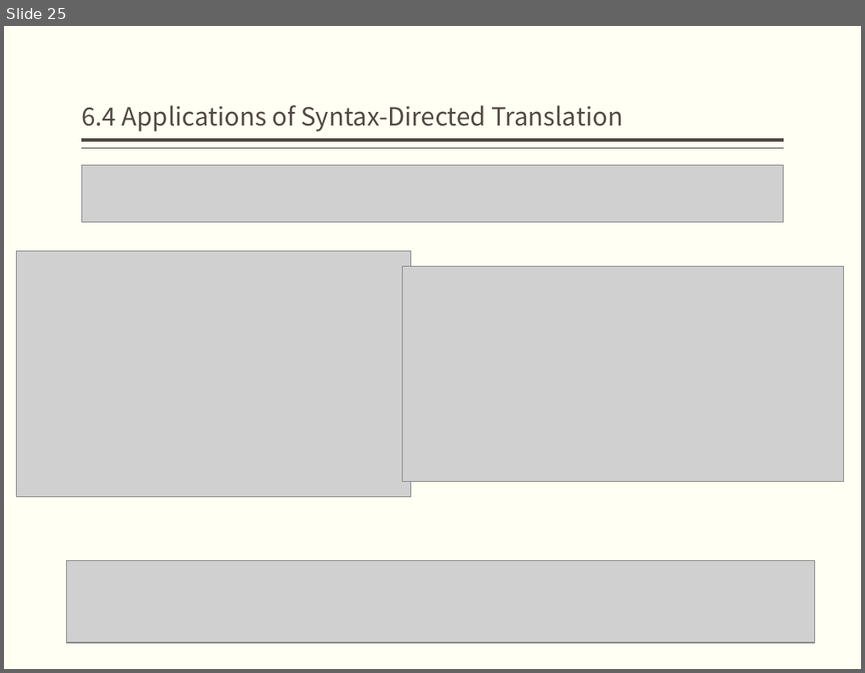
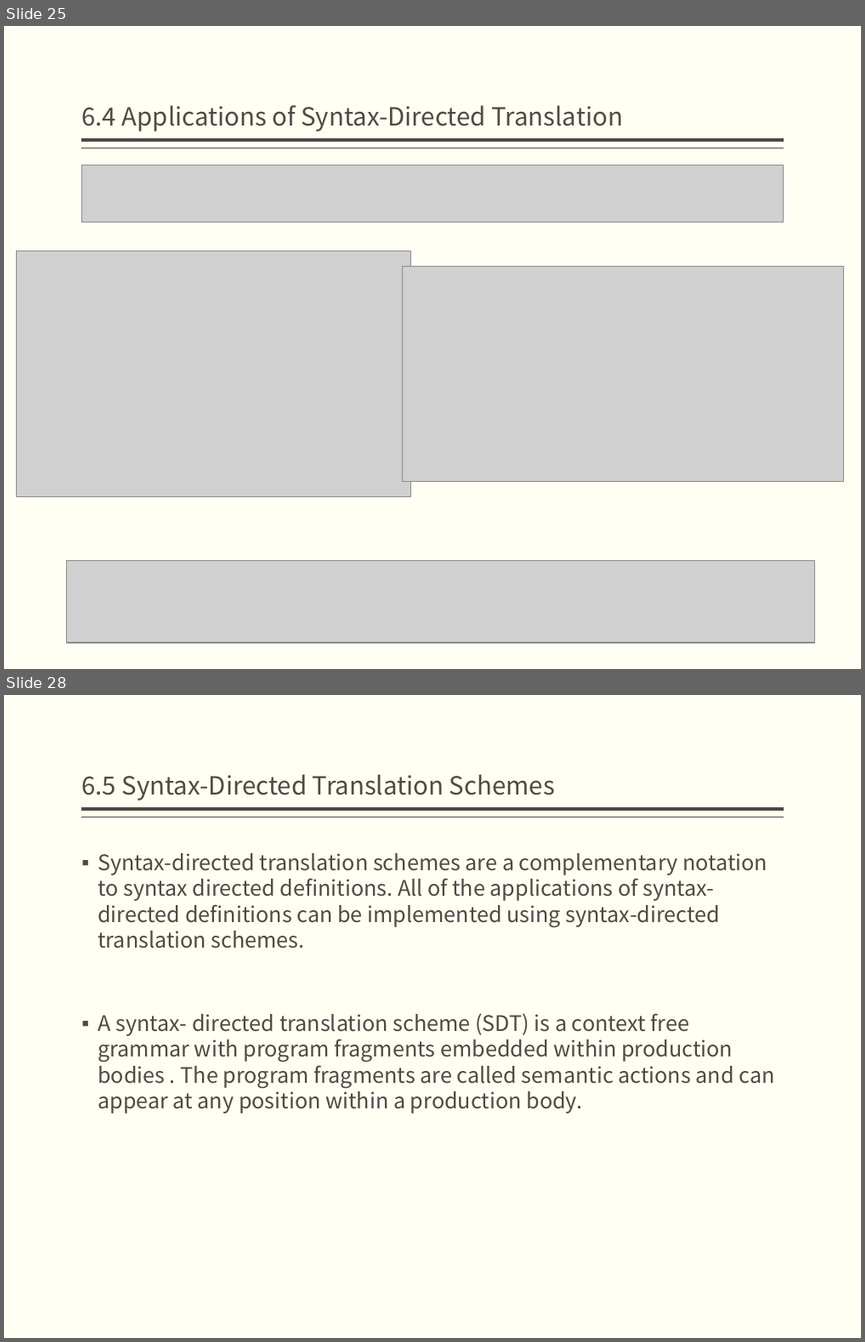
Before and after one commit to bonkboykz/jz81.github.io, a slide deck: course/compiler/LectureNotes/(Spring2017)Lecture6.pptx. Shown one above the other, each under a label of ours: slide 25 before the commit, slides 25 and 28 after it; the slides between them are not shown. The pictures are 865x673 and 865x1342 pixels, drawn with LibreOffice and Linux fonts; fonts in the diff are those of the drawing; grey boxes stand for pictures. Boxes give left, top, right and bottom in pixels: in the first picture for what was removed or moved away, otherwise in the second. Text is boxed around its words. In the diff, an @@ line names an element or a change of style, - is before the commit and + after.

```diff
--- a/course/compiler/LectureNotes/(Spring2017)Lecture6.pptx
+++ b/course/compiler/LectureNotes/(Spring2017)Lecture6.pptx
@@ slide 28 added at box(4, 695, 861, 1338), background #FFFFF3; not listed: 2 template elements that a slide beside it also shows @@
@@ title added at box(81, 774, 555, 800), 21 pt, text #514843 @@
+6.5 Syntax-Directed Translation Schemes
@@ text added at box(98, 853, 774, 1113), 18 pt, text #514843 @@
+▪ Syntax-directed translation schemes are a complementary notation to syntax directed definitions. All of the applications of syntax-directed definitions can be implemented using syntax-directed translation schemes.
+▪ A syntax- directed translation scheme (SDT) is a context free grammar with program fragments embedded within production bodies . The program fragments are called semantic actions and can appear at any position within a production body.
```
Also in this commit, not shown: 2 slides changed, 16 other slides added.
